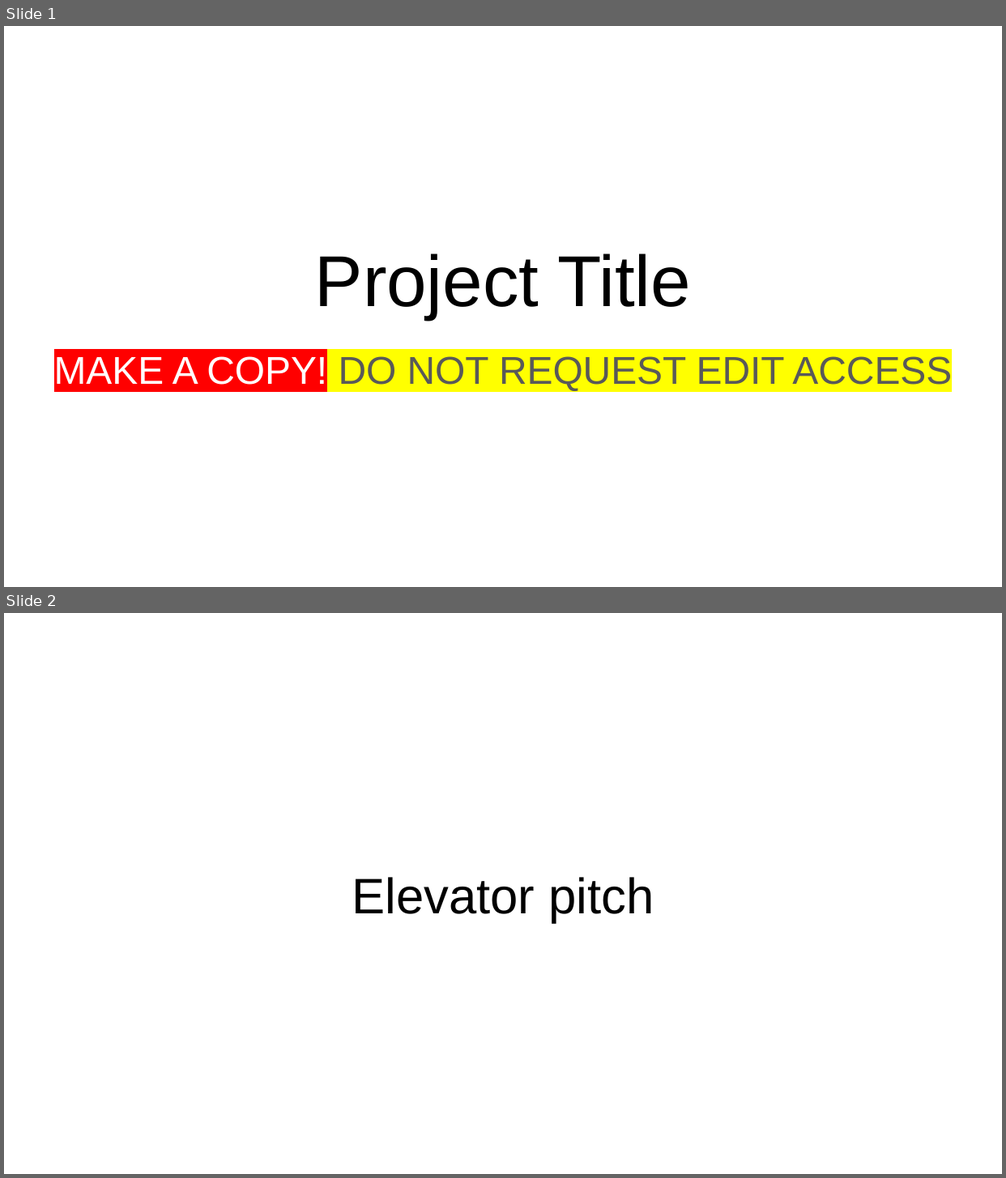
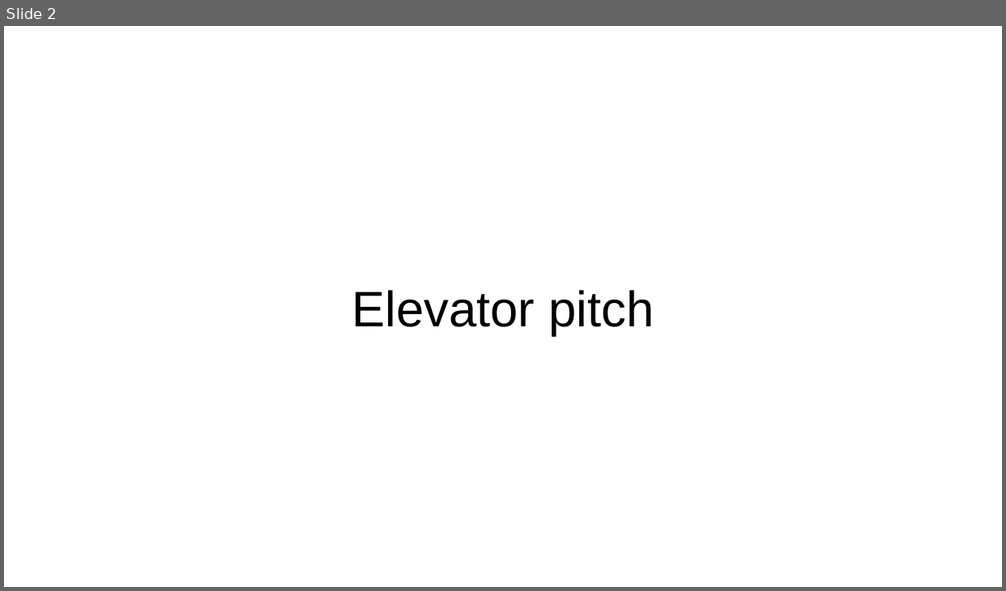
Before and after one commit to cdennis27/budgettrackergroup2, a slide deck: assets/presentation/Project Presentation Template.pptx. Shown one above the other, each under a label of ours: slides 1 and 2 before the commit, slide 2 after it. The pictures are 1006x1178 and 1006x591 pixels, drawn with LibreOffice and Linux fonts; fonts in the diff are those of the drawing. Boxes give left, top, right and bottom in pixels: in the first picture for what was removed or moved away, otherwise in the second. Text is boxed around its words. In the diff, an @@ line names an element or a change of style, - is before the commit and + after.

```diff
--- a/assets/presentation/Project Presentation Template.pptx
+++ b/assets/presentation/Project Presentation Template.pptx
@@ slide 1 removed at (4, 26, 1002, 587), background #FFFFFF @@
@@ title removed at (315, 254, 691, 319) @@
-Project Title
@@ subtitle removed at (54, 356, 952, 391) @@
-MAKE A COPY! DO NOT REQUEST EDIT ACCESS
```
Also in this commit, not shown: 4 slides changed, 2 slides added, 2 other files.
